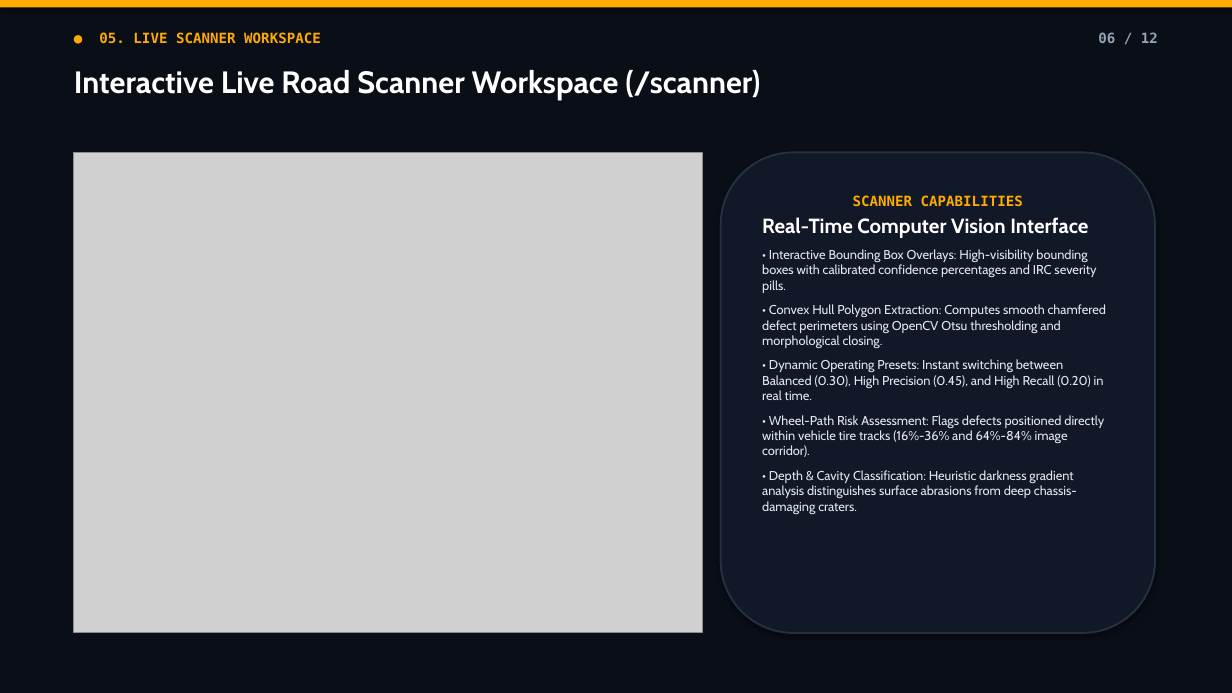
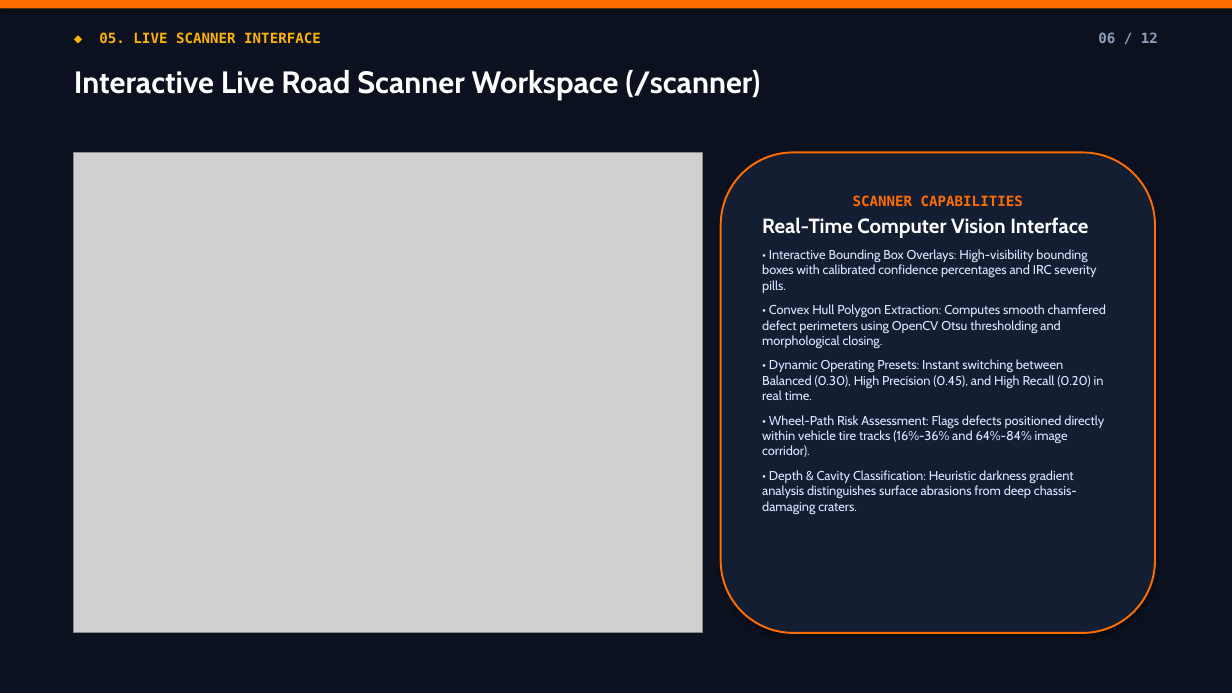
Before and after one commit to Priya-Ranjan-0201/Potholes-detector, a slide deck: slide 6 of ScamRoad_Presentation.pptx. Drawn at 1232x693 pixels with LibreOffice and Linux fonts; fonts in the diff are those of the drawing; grey boxes stand for pictures. Boxes give left, top, right and bottom in pixels: in the first picture for what was removed or moved away, otherwise in the second. Text is boxed around its words. In the diff, an @@ line names an element or a change of style, - is before the commit and + after.

Commit message:
feat(presentation): overhaul presentation with quantum slate theme, updated slides, and tests

```diff
--- a/ScamRoad_Presentation.pptx
+++ b/ScamRoad_Presentation.pptx
@@ rectangle at (x1=0, y1=0, x2=1232, y2=693): fill #0A0E17 to #0B111E @@
@@ rectangle at (x1=0, y1=0, x2=1232, y2=8): fill #FFAA00 to #FF6D00 @@
@@ text at (x1=99, y1=32, x2=321, y2=44): text changed; text colour #FFAA00 to #FFB300 @@
-● 05. LIVE SCANNER WORKSPACE
+◆ 05. LIVE SCANNER INTERFACE
@@ rounded rectangle "SCANNER CAPABILITIES" at (x1=721, y1=152, x2=1155, y2=633): fill #111827 to #141E33; outline #253040 1.5 pt to #FF6D00 1.5 pt @@
@@ text in rounded rectangle at (x1=762, y1=195, x2=1106, y2=514): text colour #FFAA00 to #FF6D00 in "SCANNER CAPABILITIES"; text colour #E2E8F0 to #E0E7FF @@
```
Also in this commit, not shown: 11 other slides changed, 15 other files.
